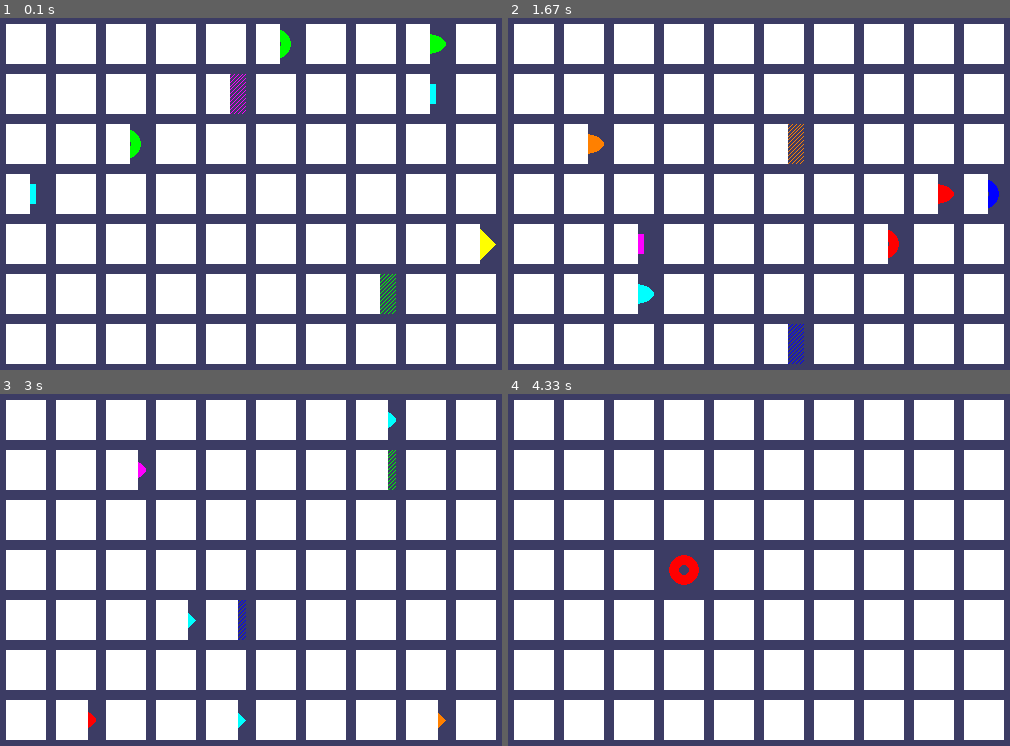
Above: before the commit, frames 1-4 (two rows, left to right).
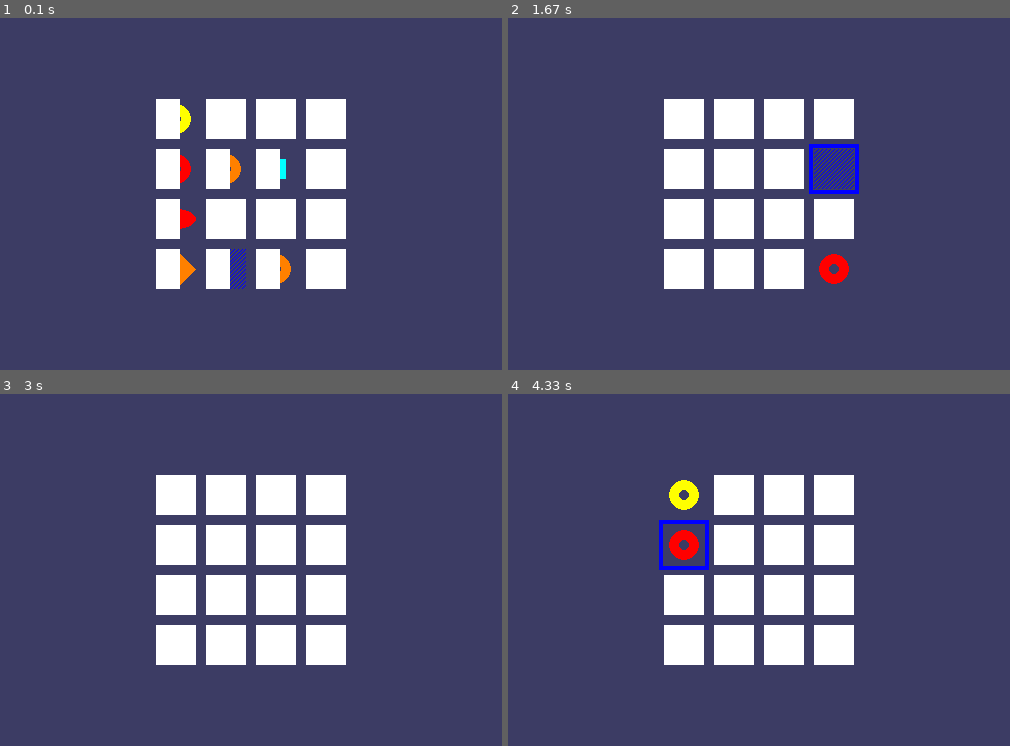
Above: after the commit, the same moments.

Repository: Haut-Stone/study_Python
Game: pygame game, started from first_pygame.py
Same seed, same stepped clock (60 frames per second), same inputs: the game is played once before the commit and once after it.
Inputs (mouse positions are in pixels of both pictures, inside the frame that each line leads up to):
- Up to frame 1 (0.1 s): no input
- Up to frame 2 (1.67 s): press the mouse at (outside the picture) at 0.87 s; move the mouse to (929, 352) at 0.97 s; release the mouse at (844, 260) at 1.1 s; press the mouse at (outside the picture) at 1.2 s; move the mouse to (934, 310) at 1.3 s; release the mouse at (849, 176) at 1.43 s
- Up to frame 3 (3 s): click (20, 731) at 2.97 s
- Up to frame 4 (4.33 s): click (683, 496) at 3.62 s; click (693, 548) at 3.95 s

The runs differ from the first frame. In frame 1, 56% of the frame differs, in the area x 1-99%, y 1-99%; in frame 2, 56%; in frame 3, 56%; in frame 4, 58%.

Commit message:
更新了砖块，和一部分的碰撞

Diff:
--- a/first_pygame.py
+++ b/first_pygame.py
@@ -2,7 +2,7 @@
 # @Author: Haut-Stone
 # @Date:   2016-12-30 13:24:14
 # @Last Modified by:   Haut-Stone
-# @Last Modified time: 2017-01-05 20:17:36
+# @Last Modified time: 2017-01-10 11:19:48
 
 import  random , pygame, sys
 from pygame.locals import *
@@ -13,8 +13,8 @@
 REVERALSPEED = 8#		？？
 BOXSIZE = 40#盒子大小
 GAPSIZE = 10#间距大小
-BOARDWIDTH = 10#板子行个数
-BOARDHEIGHT = 7#板子列个数
+BOARDWIDTH = 4#板子行个数
+BOARDHEIGHT = 4#板子列个数
 assert (BOARDWIDTH*BOARDHEIGHT) % 2 == 0, 'Sorry we need an even number of boxes'
 
 XMARGIN = int((WINDOWWIDHT - (BOARDWIDTH * (BOXSIZE + GAPSIZE))) / 2)#左右间距
--- a/打砖块/blockbreak.py
+++ b/打砖块/blockbreak.py
@@ -2,7 +2,7 @@
 # @Author: Haut-Stone
 # @Date:   2017-01-06 13:00:54
 # @Last Modified by:   Haut-Stone
-# @Last Modified time: 2017-01-07 17:44:21
+# @Last Modified time: 2017-01-11 23:37:08
 
 import pygame, sys
 from pygame.locals import *
@@ -43,10 +43,13 @@
 
 #砖块常量定义
 RowNumber = 4
-ColumnNumber = 8
-BlockWidth = 20
+ColumnNumber = 9
+BlockGap = 10
+BlockWidth = 50
 BlockHigth = 20
-BlockColor = Red
+BlockOriginX = (DisplayWidth - (BlockWidth+BlockGap)*ColumnNumber)//2
+BlockOriginY = 60
+BlockColor = SpaceGray
 
 assert (DisplayWidth % BlockWidth == 0), '请给一个合适的方块宽度'
 
@@ -111,11 +114,13 @@
 		FpsClock.tick(Fps)
 
 def runGame():
+
 	nowX = PaddleStart_X
 	ballX = PaddleStart_X
 	ballY = BallStart_Y
 	ChangeX = -3
 	ChangeY = -4
+	blocks = initBlocks();
 
 	while True:
 		#球的速度
@@ -126,6 +131,23 @@
 		sampRect = pygame.Rect(ballX, ballY, BallSize, BallSize)
 
 		#碰撞检测
+
+		curX = BlockOriginX
+		curY = BlockOriginY
+		for row in range(RowNumber):
+			curX = BlockOriginX
+			for col in range(ColumnNumber):
+				tempRect = pygame.Rect(curX, curY, BlockWidth, BlockHigth)
+				if blocks[row][col] == 1:
+					#从下面撞
+					print(sampRect.top,'-',tempRect.bottom)
+					if sampRect.top < tempRect.bottom and tempRect.right > sampRect.centerx > tempRect.left:
+						blocks[row][col] = 0
+						ChangeY = -ChangeY
+						continue
+				curX += BlockWidth + BlockGap
+			curY += BlockHigth + BlockGap
+
 		if sampRect.bottom > DisplayHeight:
 			return
 		if sampRect.top < 0 or (PaddleStart_Y <= sampRect.bottom <= PaddleStart_Y+20 and nowX < sampRect.centerx < nowX + PaddleWidth):
@@ -147,6 +169,7 @@
 		#绘图
 		DisplaySurf.fill(Black)
 		drawTotalLife()
+		drawBlocks(blocks)
 		drawPaddle(nowX)
 		drawBall(ballX, ballY)
 		#按键动作检查
@@ -175,9 +198,25 @@
 		pygame.display.update()
 		FpsClock.tick(Fps)
 
-def drawBlocks():
+#初始化砖块状态
+def initBlocks():
 	blocks = []
-
+	for row in range(RowNumber):
+		blocks.append([1]*ColumnNumber)
+	return blocks;
+#画出砖块
+def drawBlocks(blocks):
+	curX = BlockOriginX
+	curY = BlockOriginY
+	for row in range(RowNumber):
+		curX = BlockOriginX
+		for col in range(ColumnNumber):
+			# print(curX,'-',curY,' row:',row,'col:',col,'状态',blocks[row][col])
+			if (blocks[row][col] == 1):
+				pygame.draw.rect(DisplaySurf, BlockColor, (curX, curY, BlockWidth, BlockHigth))
+			curX += BlockWidth + BlockGap
+		curY += BlockHigth + BlockGap
+#画出总生命
 def drawTotalLife():
 	LifeFont = pygame.font.Font('freesansbold.ttf', 20)
 	textSurface = LifeFont.render('life:', True, White, Black)
@@ -185,9 +224,11 @@
 	textRect.center = (DisplayWidth-80,30)
 	DisplaySurf.blit(textSurface, textRect)
 
+#画出球
 def drawBall(ballX, ballY):
 	pygame.draw.circle(DisplaySurf, Blue, (ballX, ballY), BallSize, 0)
 
+#画出挡板
 def drawPaddle(x):
 	paddle = pygame.Rect(x, PaddleStart_Y, PaddleWidth, PaddleHight)
 	pygame.draw.rect(DisplaySurf, Red, paddle)
Not shown, added: 打砖块/blockbreak.pyc
